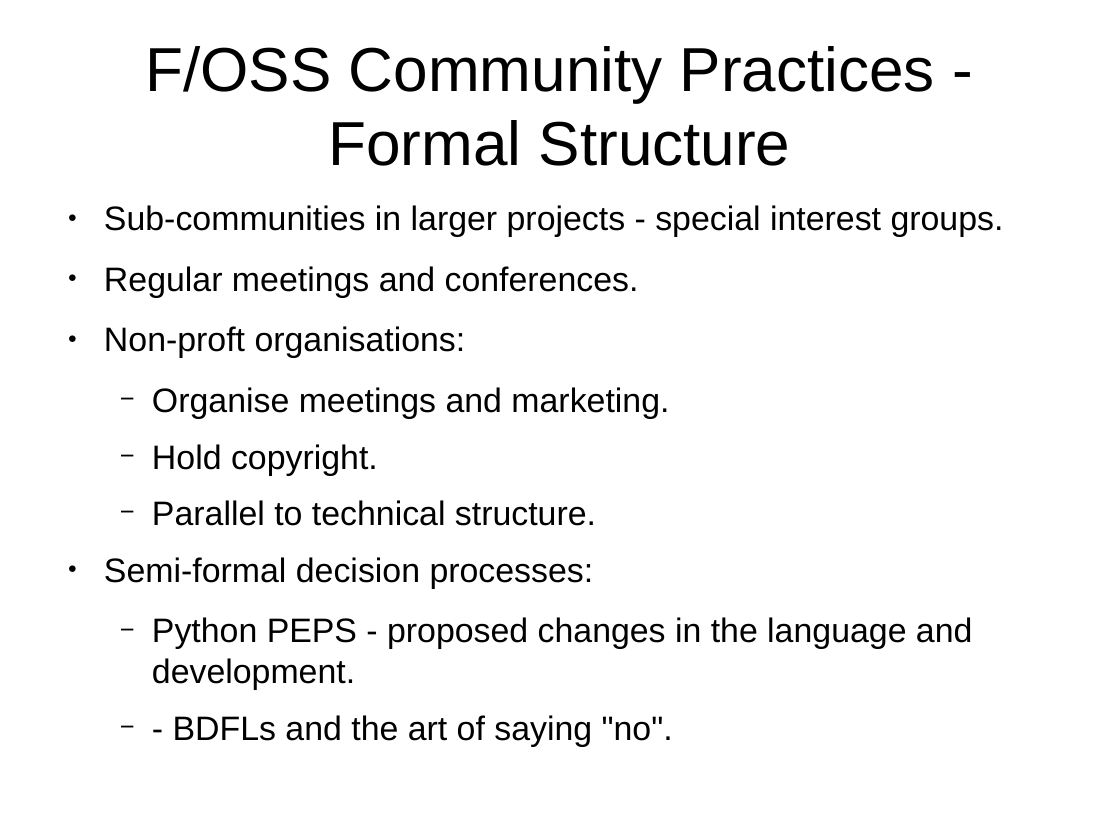
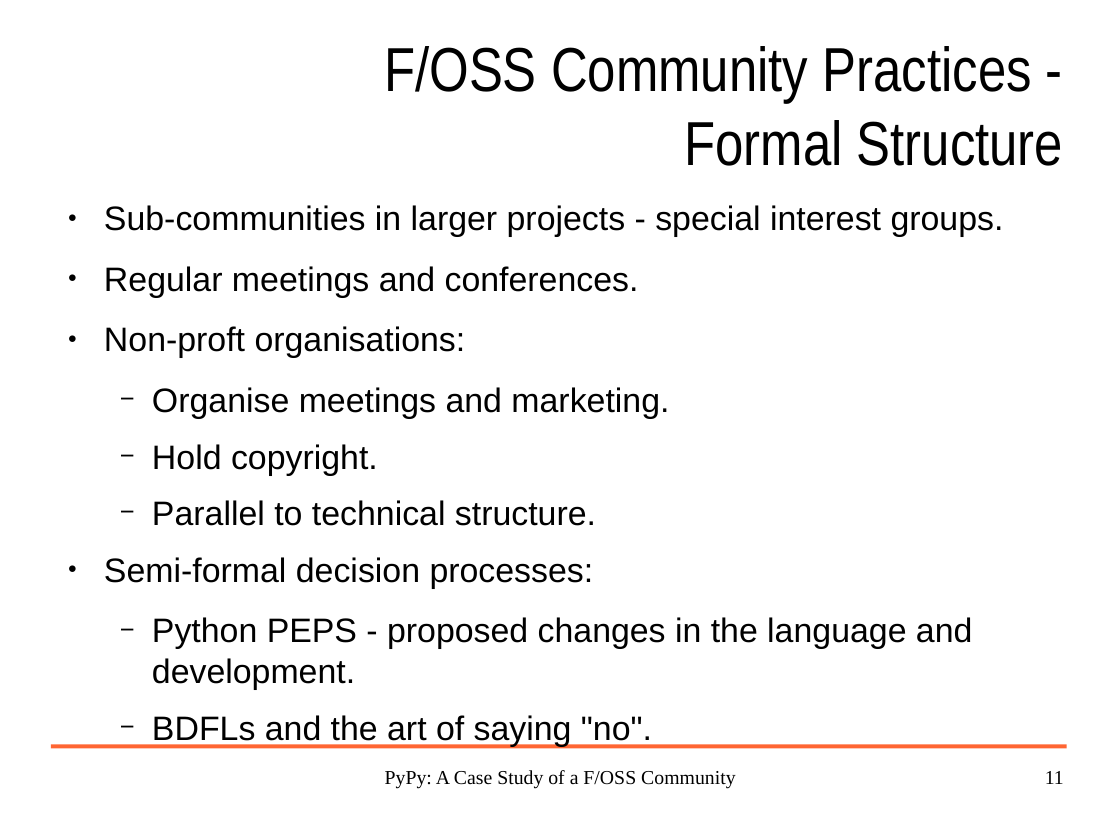
Before and after one commit to wdv4758h/pypy-extradoc, a slide deck: slide 11 of talk/pypy_euworkshop_2005-12-08/pypy-brussels-2005-12-08.odp (slide 8 before the commit). Drawn at 1120x840 pixels with LibreOffice and Linux fonts; fonts in the diff are those of the drawing; background and template pictures are left out. Boxes give left, top, right and bottom in pixels: in the first picture for what was removed or moved away, otherwise in the second. Text is boxed around its words. In the diff, an @@ line names an element or a change of style, - is before the commit and + after.

```diff
--- a/talk/pypy_euworkshop_2005-12-08/pypy-brussels-2005-12-08.odp
+++ b/talk/pypy_euworkshop_2005-12-08/pypy-brussels-2005-12-08.odp
@@ title "F/OSS Community Practices - Formal ...": place and size @@
-title "F/OSS Community Practices - Formal ..." at bbox=[146, 46, 935, 166]
+title "F/OSS Community Practices - Formal ..." at bbox=[384, 46, 1063, 166]
@@ title "F/OSS Community Practices - Formal ..." at bbox=[384, 46, 1063, 166]: font Arial to Arial Narrow; alignment centre to right @@
@@ text at bbox=[152, 715, 652, 747]: text changed @@
-  − - BDFLs and the art of saying "no".
+  − BDFLs and the art of saying "no".
@@ line added from (51, 747) to (1067, 747), #FF6633 2.89 pt @@
@@ text added at bbox=[385, 770, 736, 789], 14 pt, text #000000 @@
+PyPy: A Case Study of a F/OSS Community
@@ page number added at bbox=[1045, 771, 1064, 784], 14 pt, text #000000 @@
+11
```
Also in this commit, not shown: 23 other slides changed, 11 slides added, 4 slides removed, 1 other file.
